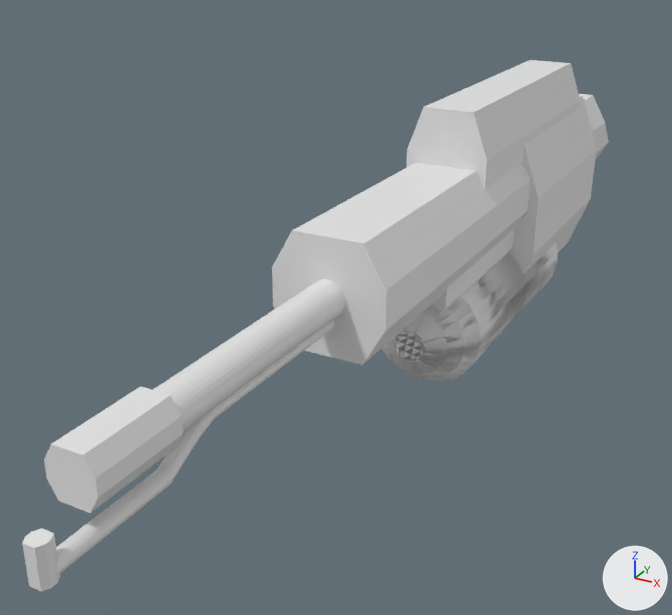
The FBX model Oculus Rift Project/Assets/Models/Flamethrower/weapon_007_flamethrower.fbx as it was, and as the next commit left it.
The view is the same before and after, from a 50 mm camera at (1.59, -4.04, 1.39) aimed at (-0.31, -0.58, -0.35). The axes (+X, +Y, +Z) are drawn at lower right. The lights are the same throughout. Where no turn or scale is listed for an object, it has been applied to the vertices.
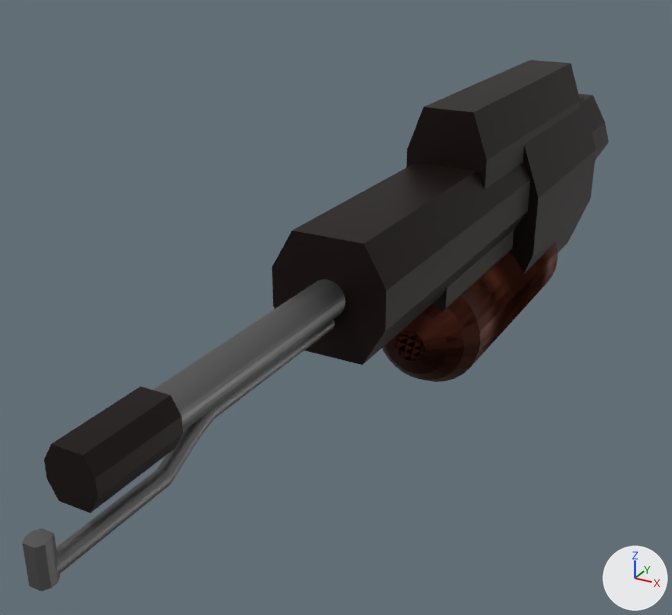
What the commit changed:
Material 'Material' (mat_material) changes colour from white #e7e7e7 to black #190c08; in linear values from (0.8, 0.8, 0.8) to (0.01, 0.00362, 0.00231).
In material 'Material' (mat_material), metallic goes from 0.0 to 0.533.
Material 'Tube' (mat_tube) is new.
Its base color is (0.202, 0.202, 0.202) (grey #7c7c7c).
Its metallic is 1.0.
Material 'Canister' (mat_canister) is new.
Its base color is (0.0766, 0.0189, 0.00933) (brown #4e2518).
Its metallic is 0.908.
me_cylinder_005 has 558 vertices, 518 faces and spans x -0.27..0.27, y -0.83..0.83, z -0.27..0.27.
me_cylinder_005 now uses material mat_canister (brown #4e2518).
me_cube_002 has 32 vertices, 30 faces and spans x -0.034..0.034, y -0.034..0.034, z -0.0684..0.0684.
me_cube_002 no longer uses material mat_material (white #e7e7e7).
me_cube_002 now uses material mat_tube (grey #7c7c7c).
me_cylinder_003 has 192 vertices, 162 faces and spans x -0.03..0.03, y -0.646..0.413, z -0.136..0.03.
me_cylinder_003 now uses material mat_tube (grey #7c7c7c).
me_cylinder has 64 vertices, 34 faces and spans x -0.076..0.076, y -0.629..0.629, z -0.076..0.076.
me_cylinder now uses material mat_tube (grey #7c7c7c).
me_cylinder_002 has 64 vertices, 34 faces and spans x -0.03..0.03, y -0.251..0.251, z -0.03..0.03.
me_cylinder_002 now uses material mat_tube (grey #7c7c7c).

What differs and where, as boxes [x1, y1, x2, y2] in the pictures (672 x 615 px):
'Cube', recoloured, surface changed (grey to black)
    both: [272, 95, 604, 365]
'Cube.006', recoloured, surface changed (grey to black)
    both: [406, 60, 580, 189]
'Cube.001', recoloured, surface changed (white to black)
    both: [44, 386, 183, 513]
'Cylinder.001', recoloured (grey to brown)
    both: [382, 242, 558, 382]
'Cylinder', recoloured (white to grey)
    both: [153, 279, 345, 431]
'Cube.004', recoloured, surface changed (grey to black)
    both: [510, 96, 596, 274]
'Cylinder.002', recoloured
    both: [56, 468, 172, 574]
'Cylinder.003', recoloured
    both: [157, 320, 335, 481]
'Cube.002', recoloured, surface changed
    both: [22, 528, 60, 591]
'Cube.003', recoloured, surface changed (grey to black)
    both: [433, 230, 514, 313]
'Cube.005', recoloured, surface changed (grey to black)
    both: [579, 94, 609, 160]
